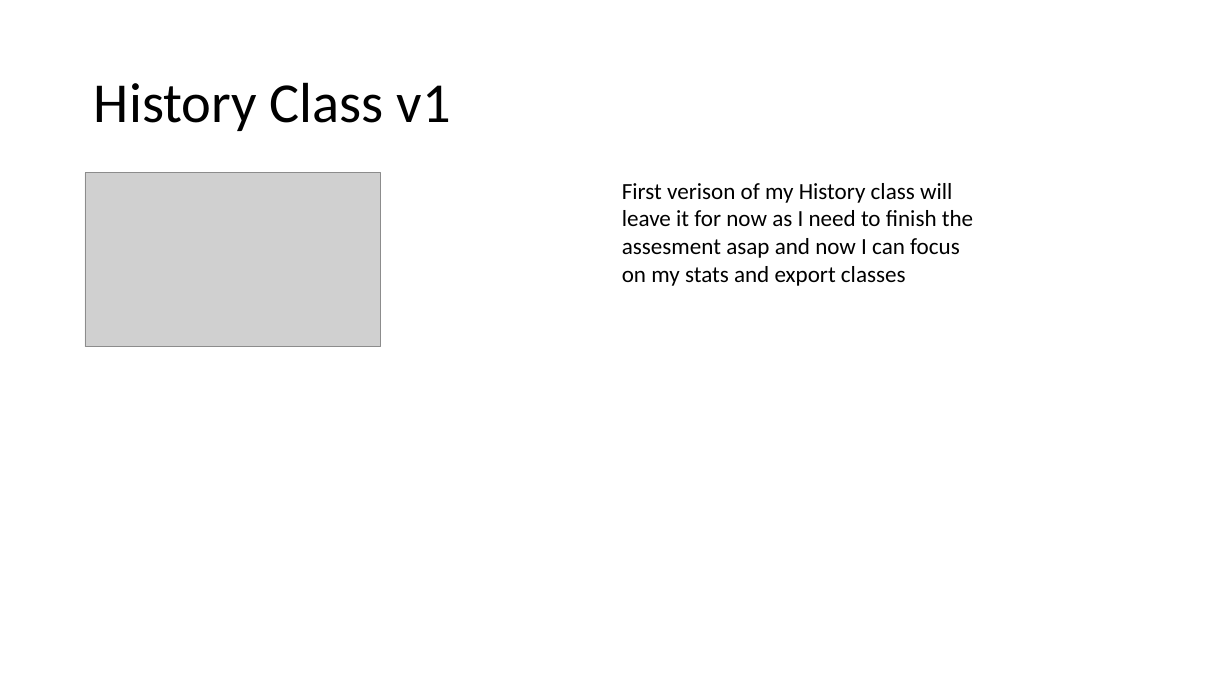
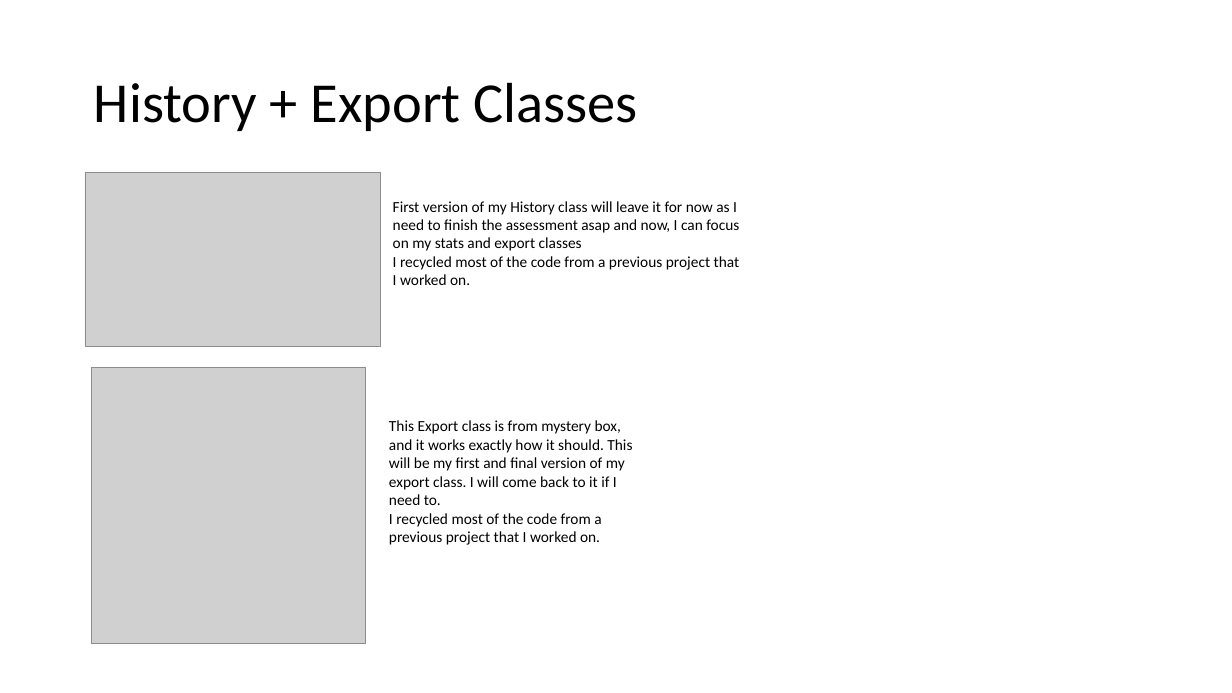
Before and after one commit to morrisj70800/01_Assesment, a slide deck: slide 21 of Programming Assesment.pptx. Drawn at 1232x693 pixels with LibreOffice and Linux fonts; fonts in the diff are those of the drawing; grey boxes stand for pictures. Boxes give left, top, right and bottom in pixels: in the first picture for what was removed or moved away, otherwise in the second. Text is boxed around its words. In the diff, an @@ line names an element or a change of style, - is before the commit and + after.

```diff
--- a/Programming Assesment.pptx
+++ b/Programming Assesment.pptx
@@ title at [94, 82, 637, 131]: text changed @@
-History Class v1
+History + Export Classes
@@ text at [393, 201, 740, 285]: text changed; size 18 to 12 pt @@
-First verison of my History class will leave it for now as I need to finish the assesment asap and now I can focus on my stats and export classes
+First version of my History class will leave it for now as I need to finish the assessment asap and now, I can focus on my stats and export classes
+I recycled most of the code from a previous project that I worked on.
@@ picture added at [91, 368, 366, 644] @@
@@ text added at [389, 420, 632, 545], 12 pt, text #000000 @@
+This Export class is from mystery box, and it works exactly how it should. This will be my first and final version of my export class. I will come back to it if I need to.
+I recycled most of the code from a previous project that I worked on.
```
Also in this commit, not shown: 4 other slides changed, 1 slide removed, 1 other file.
